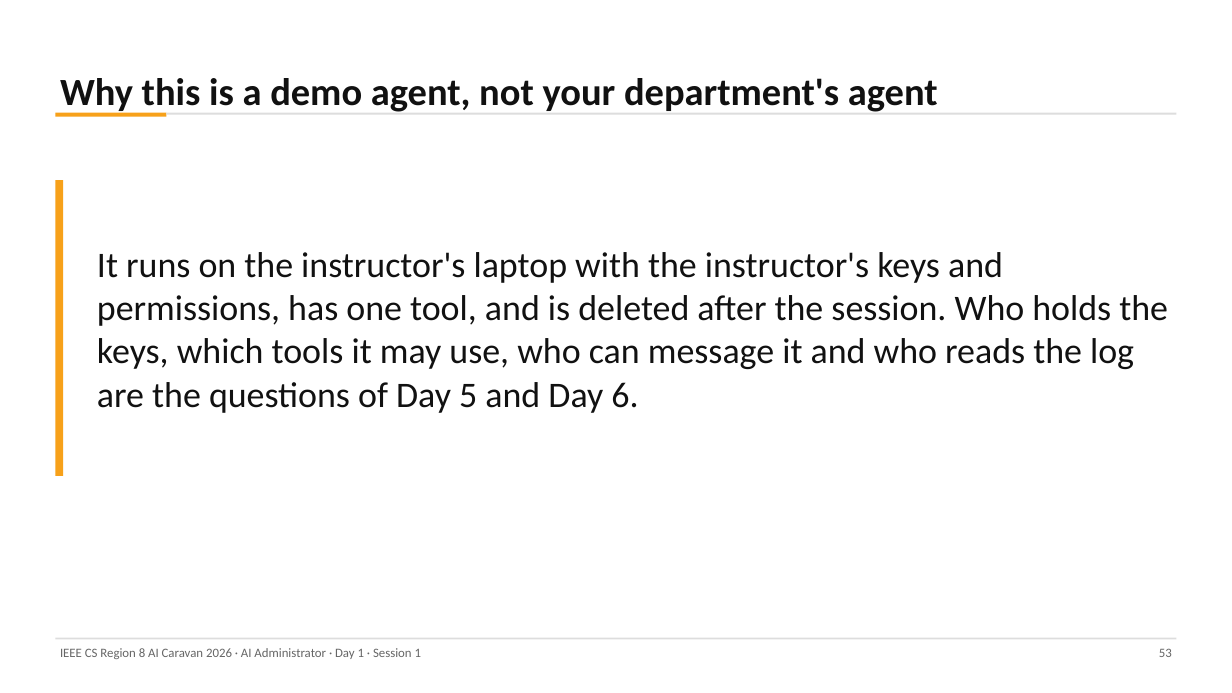
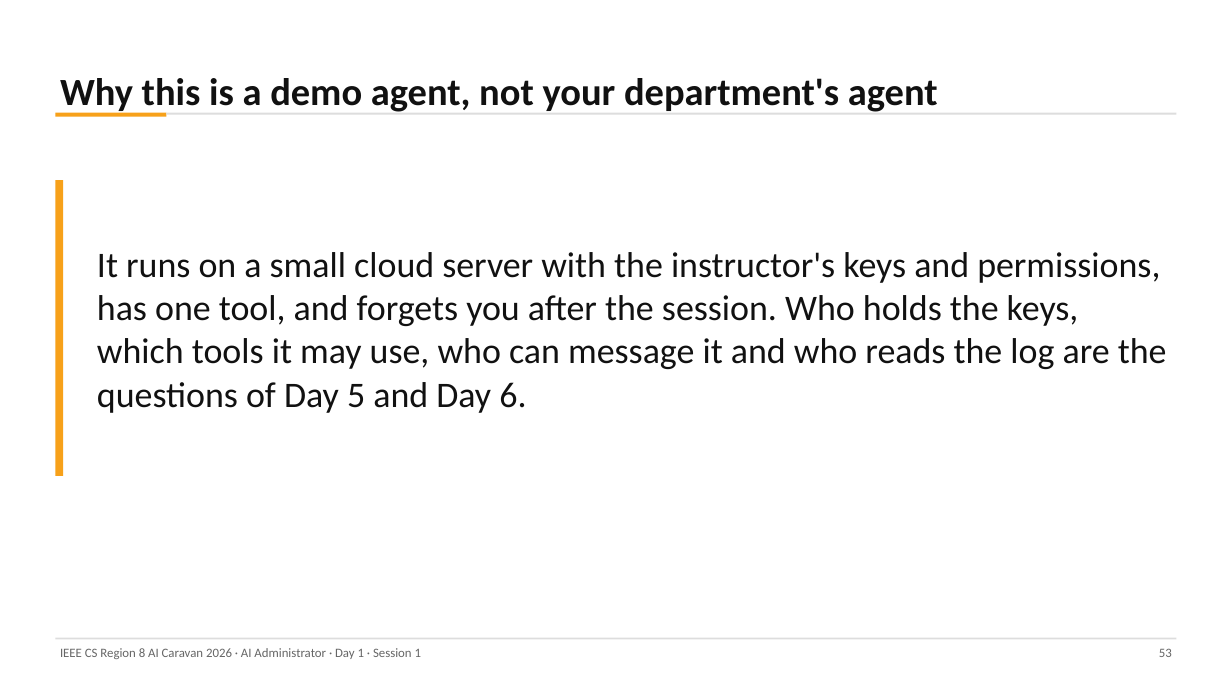
Before and after one commit to abedbanna/snippet-vault, a slide deck: slide 53 of instructor/ai-administrator/out/day1/Day1_S1_Foundations.pptx. Drawn at 1232x693 pixels with LibreOffice and Linux fonts; fonts in the diff are those of the drawing. Boxes give left, top, right and bottom in pixels: in the first picture for what was removed or moved away, otherwise in the second. Text is boxed around its words. In the diff, an @@ line names an element or a change of style, - is before the commit and + after.

Commit message:
Add Session 1 Kahoot (30 balanced questions) and course-long server wording

```diff
--- a/instructor/ai-administrator/out/day1/Day1_S1_Foundations.pptx
+++ b/instructor/ai-administrator/out/day1/Day1_S1_Foundations.pptx
@@ text at [97, 252, 1167, 413]: text changed @@
-It runs on the instructor's laptop with the instructor's keys and permissions, has one tool, and is deleted after the session. Who holds the keys, which tools it may use, who can message it and who reads the log are the questions of Day 5 and Day 6.
+It runs on a small cloud server with the instructor's keys and permissions, has one tool, and forgets you after the session. Who holds the keys, which tools it may use, who can message it and who reads the log are the questions of Day 5 and Day 6.
```
Also in this commit, not shown: 2 other slides changed, 11 other files.
